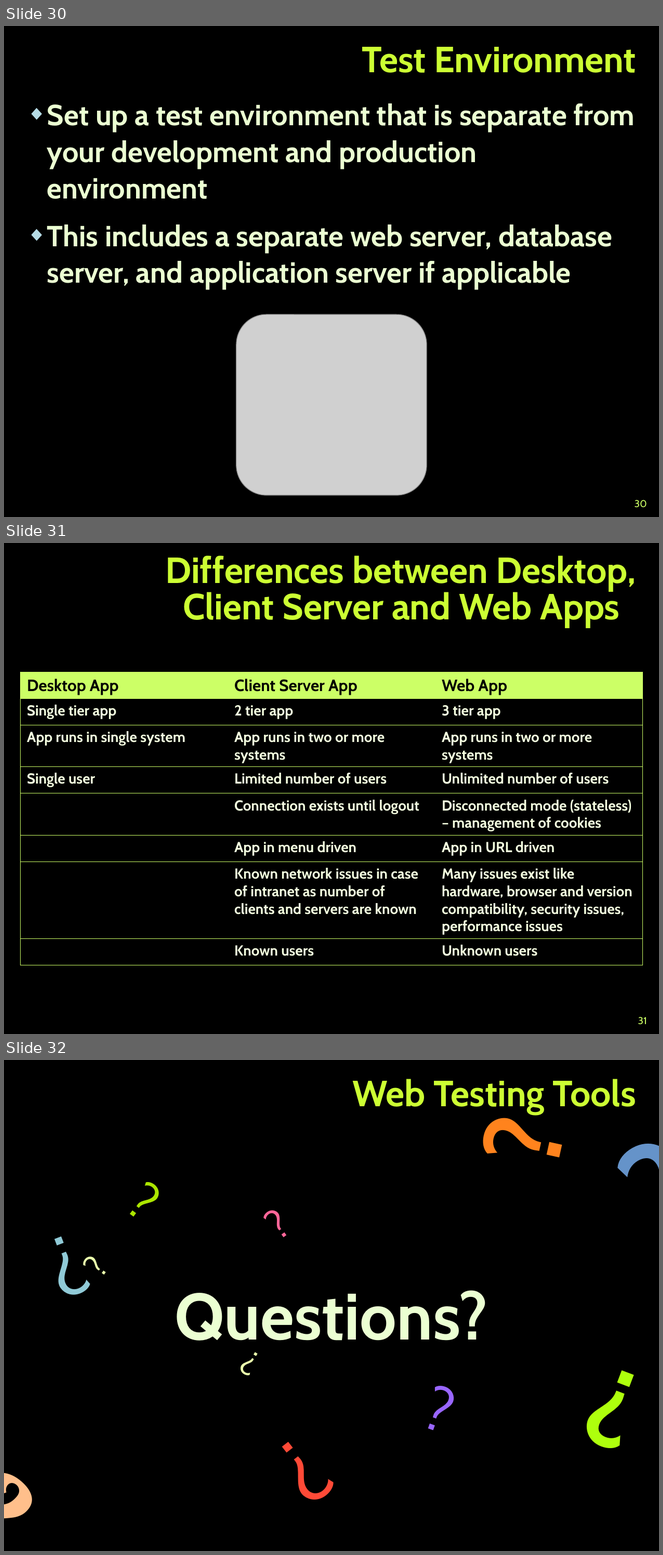
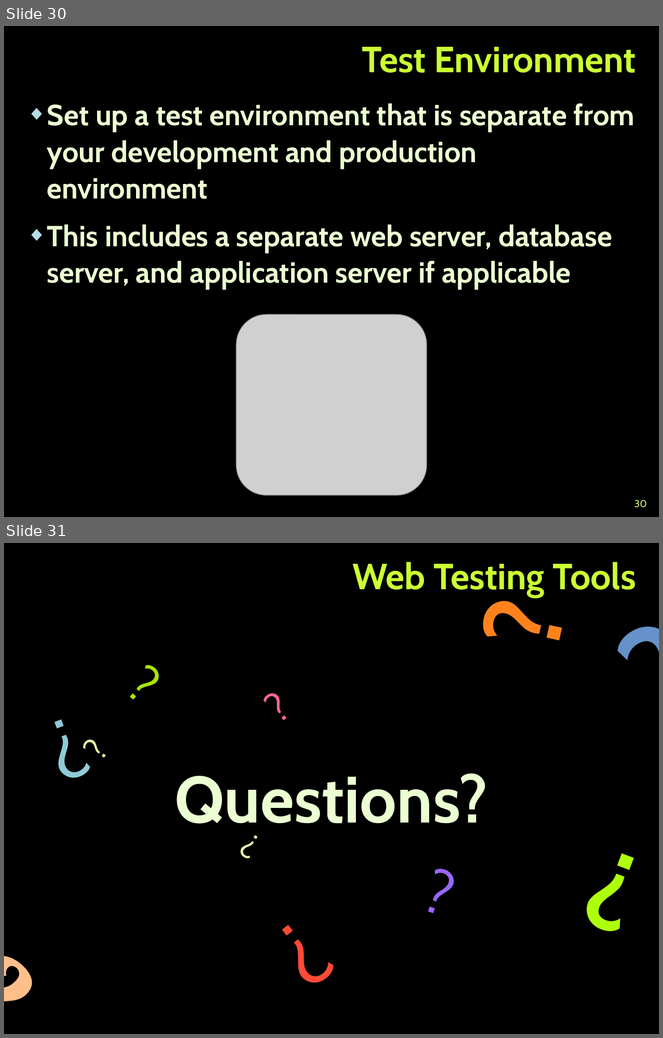
Before and after one commit to TelerikAcademy/QA-Academy, a slide deck: 09. Web Testing/Web Testing.pptx. Shown one above the other, each under a label of ours: slides 30, 31 and 32 before the commit, slides 30 and 31 after it. The pictures are 663x1555 and 663x1038 pixels, drawn with LibreOffice and Linux fonts; fonts in the diff are those of the drawing; grey boxes stand for pictures; background and template pictures are left out. Boxes give left, top, right and bottom in pixels: in the first picture for what was removed or moved away, otherwise in the second. Text is boxed around its words. In the diff, an @@ line names an element or a change of style, - is before the commit and + after.

```diff
--- a/09. Web Testing/Web Testing.pptx
+++ b/09. Web Testing/Web Testing.pptx
@@ slide 31 removed at <box>4,543,659,1034</box>, background picture (left out) @@
@@ title removed at <box>165,555,636,628</box> @@
-Differences between Desktop, Client Server and Web Apps
@@ table removed at <box>21,672,644,964</box>, 8 rows, 3 columns @@
-Desktop App | Client Server App | Web App
-Single tier app | 2 tier app | 3 tier app
-App runs in single system | App runs in two or more systems | App runs in two or more systems
-Single user | Limited number of users | Unlimited number of users
- | Connection exists until logout | Disconnected mode (stateless) – management of cookies
- | App in menu driven | App in URL driven
- | Known network issues in case of intranet as number of clients and servers are known | Many issues exist like hardware, browser and version compatibility, security issues, performance issues
- | Known users | Unknown users
@@ page number removed at <box>638,1017,647,1025</box> @@
-31
@@ what was slide 32 is now slide 31 @@
```
